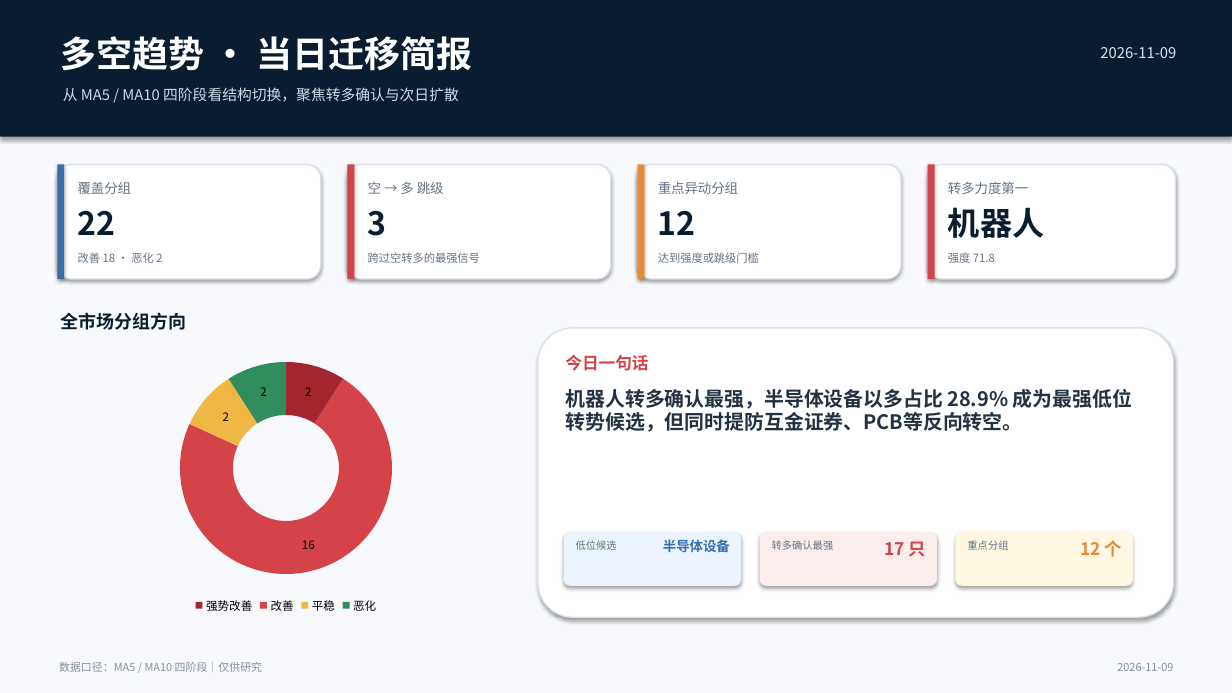
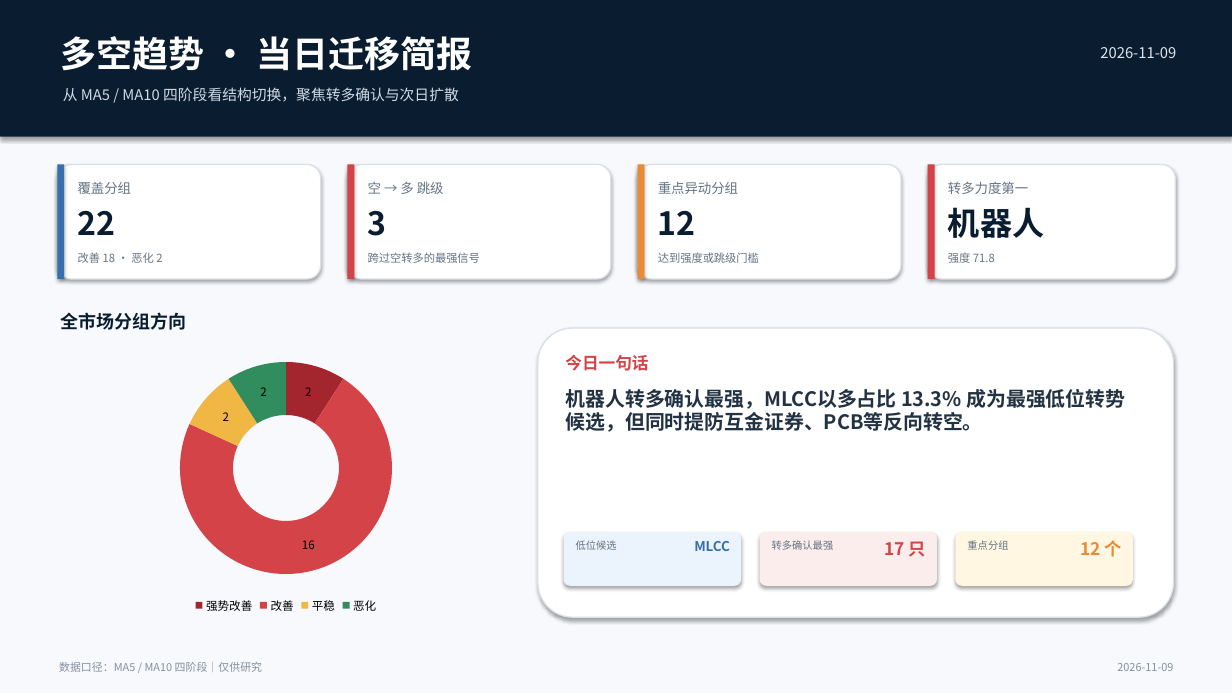
Before and after one commit to nancybhc/a-share-blast-lab, a slide deck: slide 1 of assets/多空阶段简报_2026-11-09.pptx. Drawn at 1232x693 pixels with LibreOffice and Linux fonts; fonts in the diff are those of the drawing. Boxes give left, top, right and bottom in pixels: in the first picture for what was removed or moved away, otherwise in the second. Text is boxed around its words. In the diff, an @@ line names an element or a change of style, - is before the commit and + after.

```diff
--- a/assets/多空阶段简报_2026-11-09.pptx
+++ b/assets/多空阶段简报_2026-11-09.pptx
@@ text at [566,389,1125,432]: text changed @@
-机器人转多确认最强，半导体设备以多占比 28.9% 成为最强低位转势候选，但同时提防互金证券、PCB等反向转空。
+机器人转多确认最强，MLCC以多占比 13.3% 成为最强低位转势候选，但同时提防互金证券、PCB等反向转空。
@@ text at [694,541,730,551]: text changed @@
-半导体设备
+MLCC
```
Also in this commit, not shown: 3 other slides changed, 13 other files.
